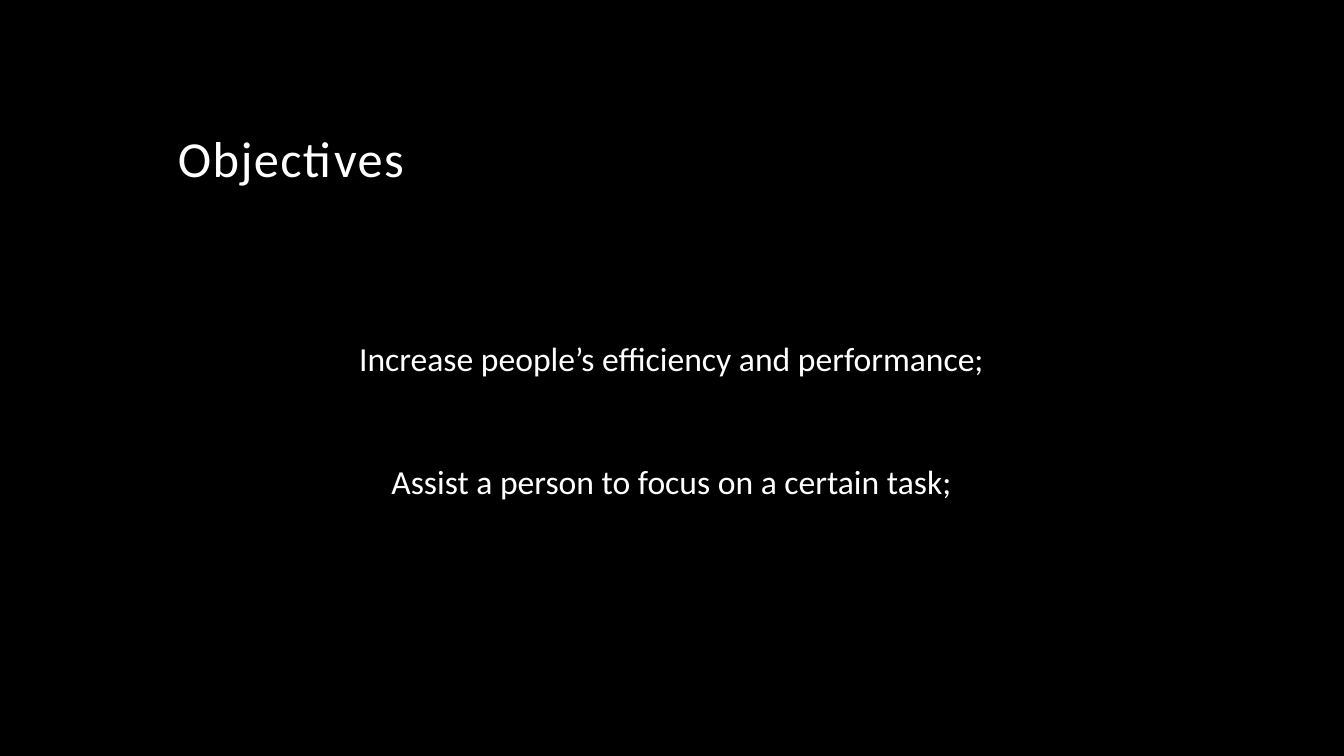
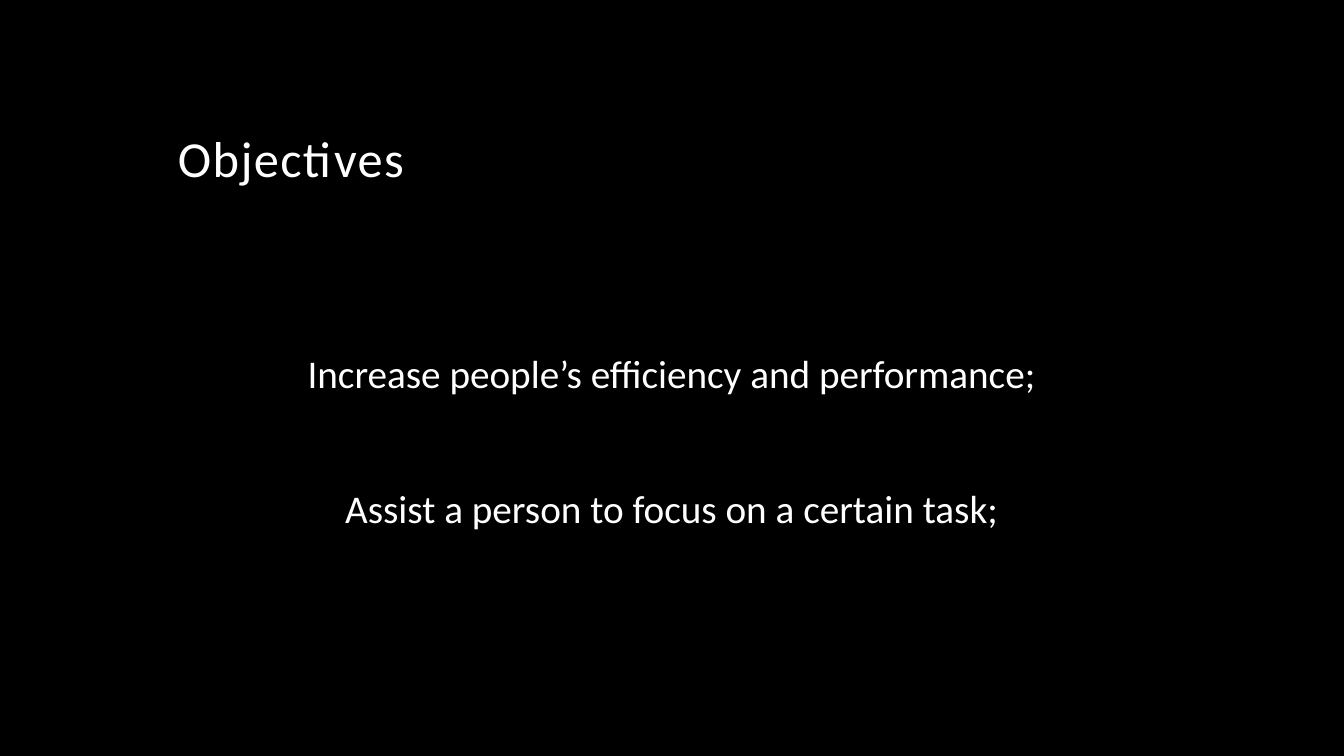
Before and after one commit to jmgirao/projetosoftware1213, a slide deck: slide 7 of Docs/Project documentation/KOM.pptx. Drawn at 1344x756 pixels with LibreOffice and Linux fonts; fonts in the diff are those of the drawing; background and template pictures are left out. Boxes give left, top, right and bottom in pixels: in the first picture for what was removed or moved away, otherwise in the second. Text is boxed around its words. In the diff, an @@ line names an element or a change of style, - is before the commit and + after.

```diff
--- a/Docs/Project documentation/KOM.pptx
+++ b/Docs/Project documentation/KOM.pptx
@@ text "Increase people’s efficiency and performance;" at [308, 360, 1035, 530]: size 24 to 28 pt @@
```
Also in this commit, not shown: 2 other slides changed.
